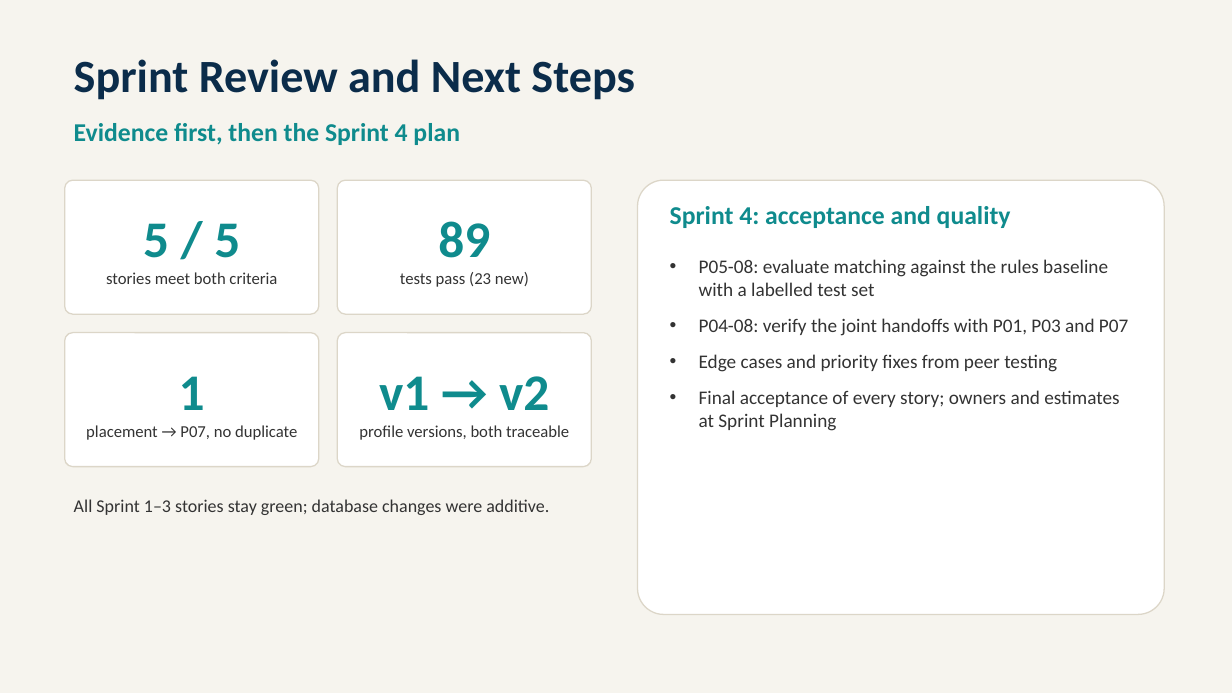
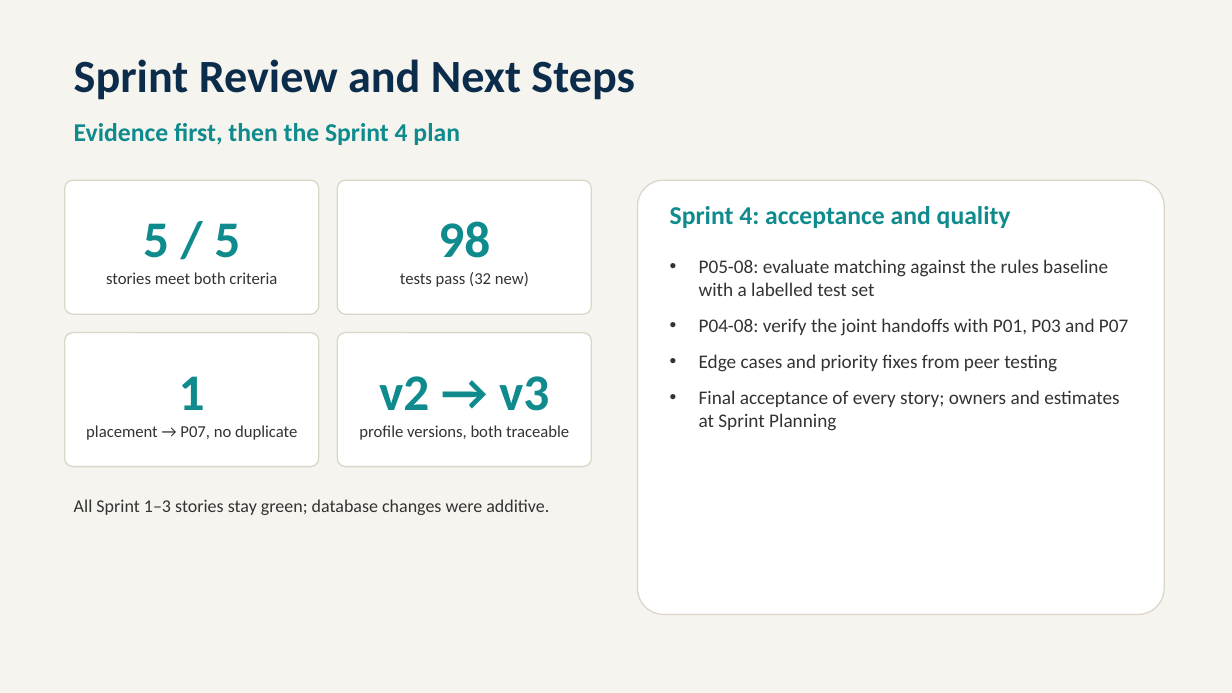
Before and after one commit to faizr206/InternshipPlatformSection2, a slide deck: slide 13 of artifacts/Sprint 3 - S2 Team 3.pptx. Drawn at 1232x693 pixels with LibreOffice and Linux fonts; fonts in the diff are those of the drawing. Boxes give left, top, right and bottom in pixels: in the first picture for what was removed or moved away, otherwise in the second. Text is boxed around its words. In the diff, an @@ line names an element or a change of style, - is before the commit and + after.

```diff
--- a/artifacts/Sprint 3 - S2 Team 3.pptx
+++ b/artifacts/Sprint 3 - S2 Team 3.pptx
@@ text in rounded rectangle at (400, 221, 529, 287): text changed @@
-89
-tests pass (23 new)
+98
+tests pass (32 new)
@@ text in rounded rectangle at (379, 376, 549, 411): text changed @@
-v1 → v2
+v2 → v3
```
Also in this commit, not shown: 5 other slides changed, 16 other files.
